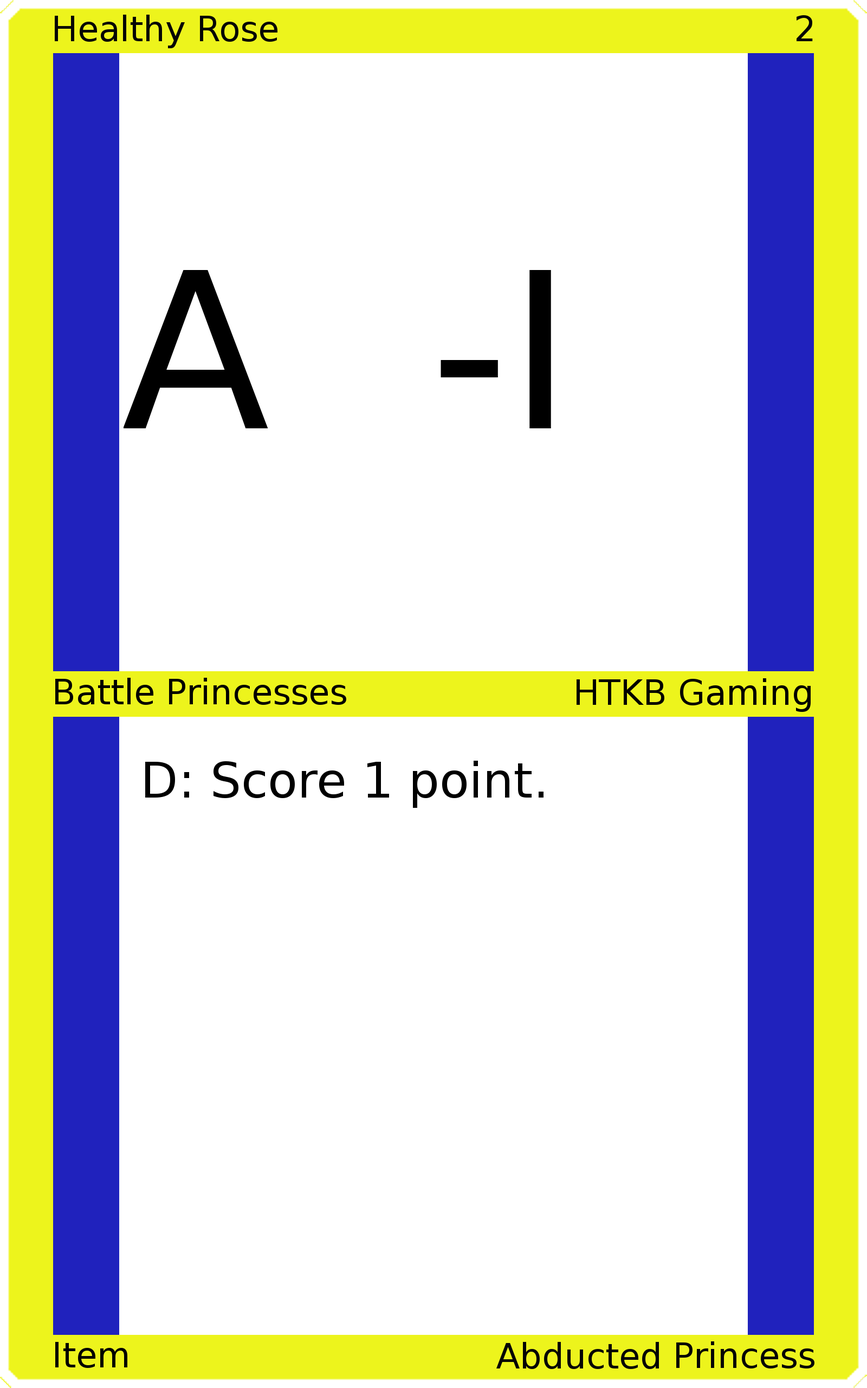
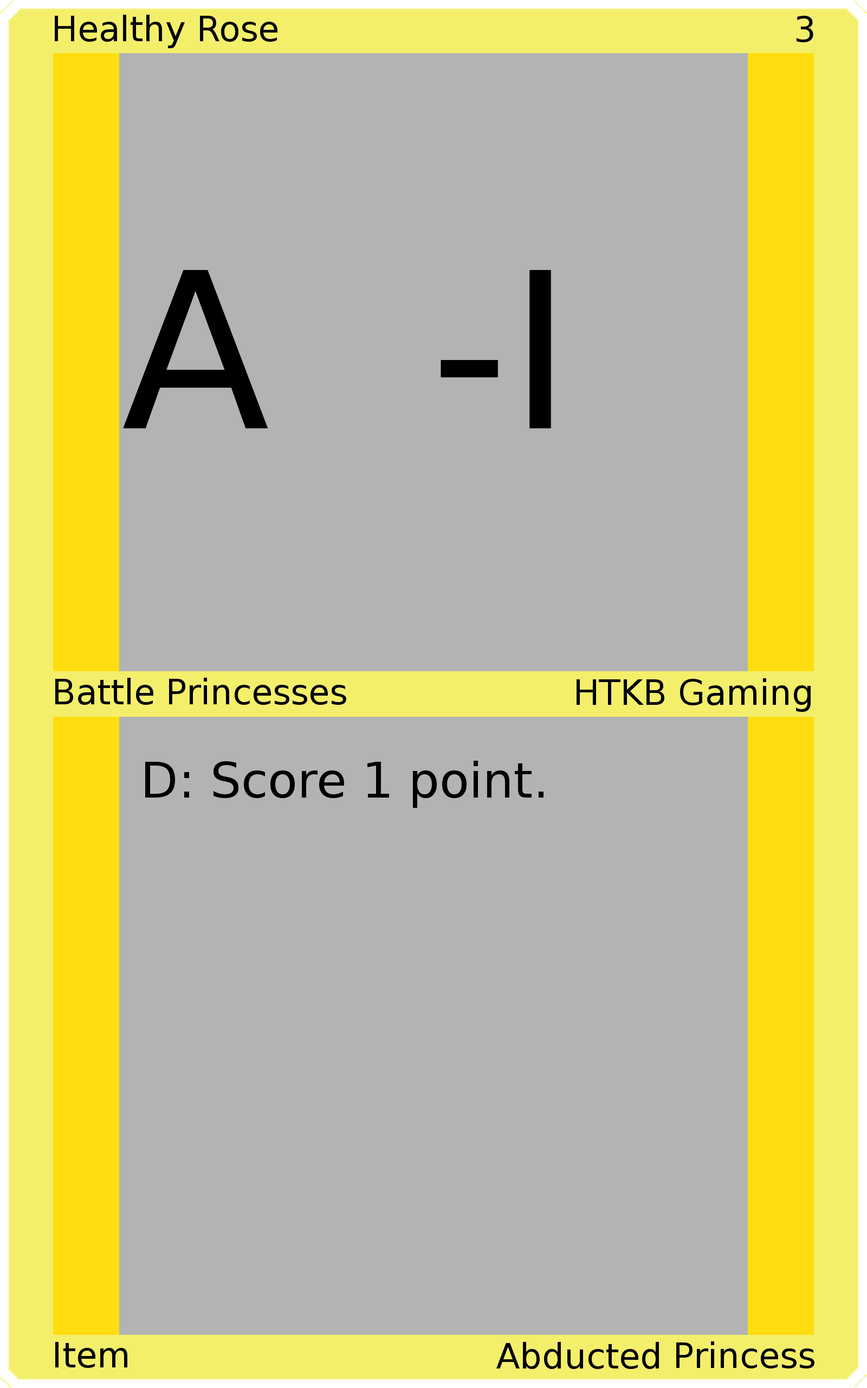
The second 867×1388 image is a revision of the first. Changes to its layers:
painted on "Upper Right" over [796, 15, 814, 43]
painted on "Border" over [0, 0, 867, 1388]
painted on "Top Background" over [119, 53, 748, 674]
painted on "Bottom Background" over [119, 715, 748, 1336]
painted on "Background" over [35, 35, 832, 1352]
